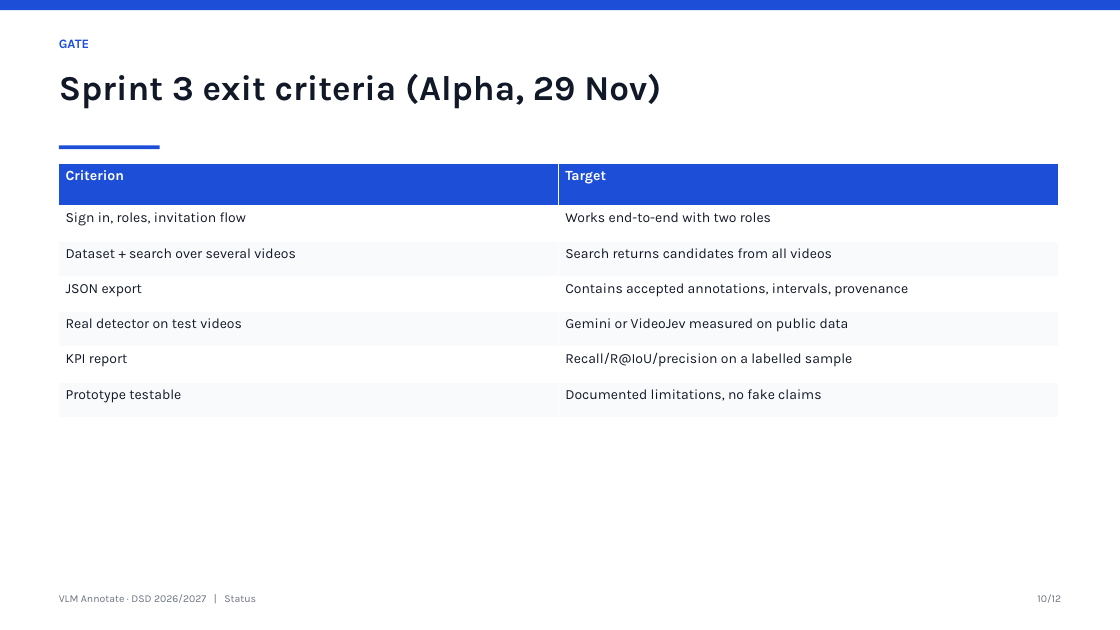
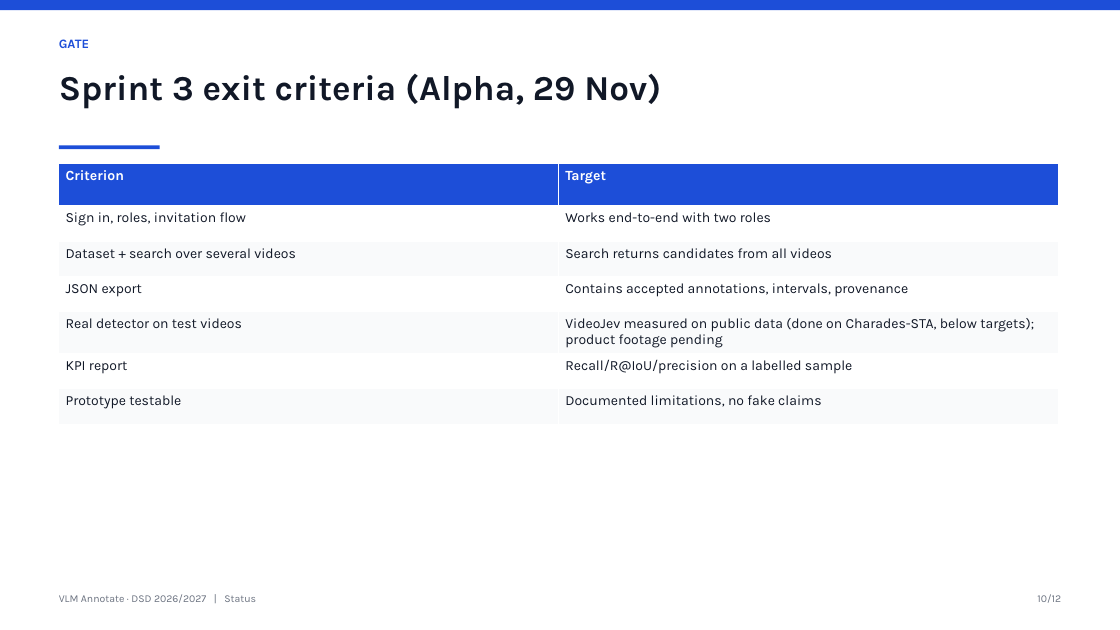
Before and after one commit to aslsumen/DSD---VLM-Annotate, a slide deck: slide 10 of presentations/03-status.pptx. Drawn at 1120x630 pixels with LibreOffice and Linux fonts; fonts in the diff are those of the drawing. Boxes give left, top, right and bottom in pixels: in the first picture for what was removed or moved away, otherwise in the second. Text is boxed around its words. In the diff, an @@ line names an element or a change of style, - is before the commit and + after.

Commit message:
docs: add min_event_score 0.5 Charades validation results, fix processing-time ratio, regenerate status deck
The earlier '1.3x video duration' was inverted: 22.6 s per ~30 s video is about 0.75x the duration.
Scan + refine (what the product adapter runs) is 0.66x at the new default.

```diff
--- a/presentations/03-status.pptx
+++ b/presentations/03-status.pptx
@@ table at [59, 164, 1059, 418] @@
-row 5, column 2: Gemini or VideoJev measured on public data
+row 5, column 2: VideoJev measured on public data (done on Charades-STA, below targets); product footage pending
```
Also in this commit, not shown: 7 other slides changed, 12 other files.
